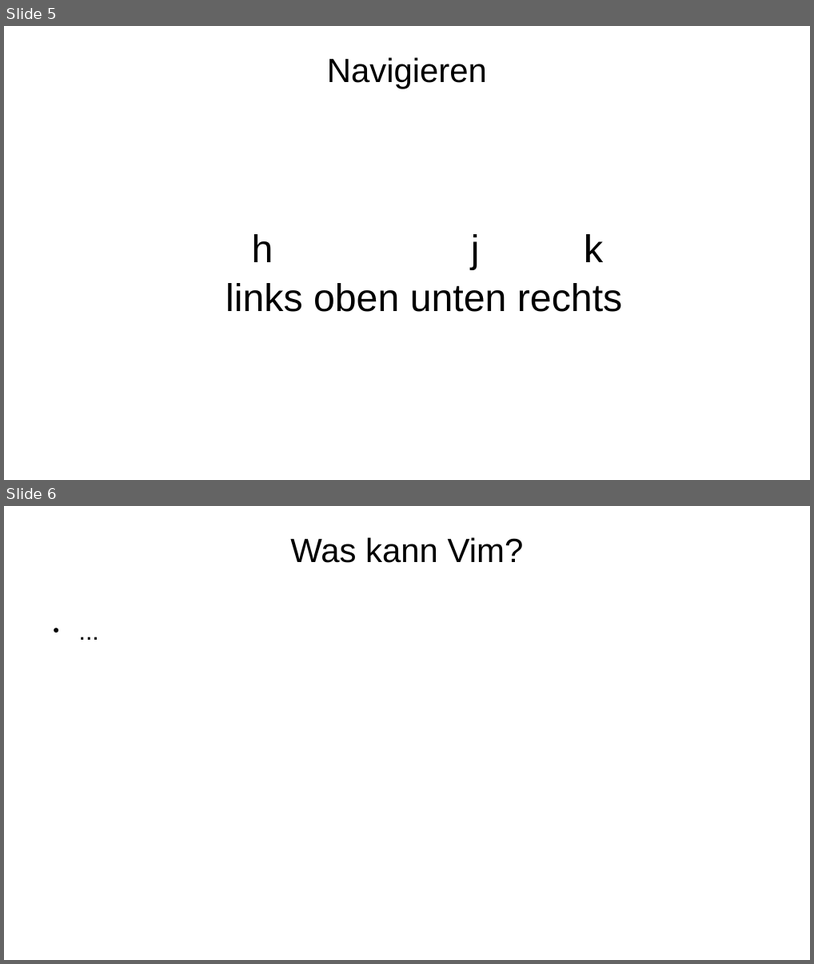
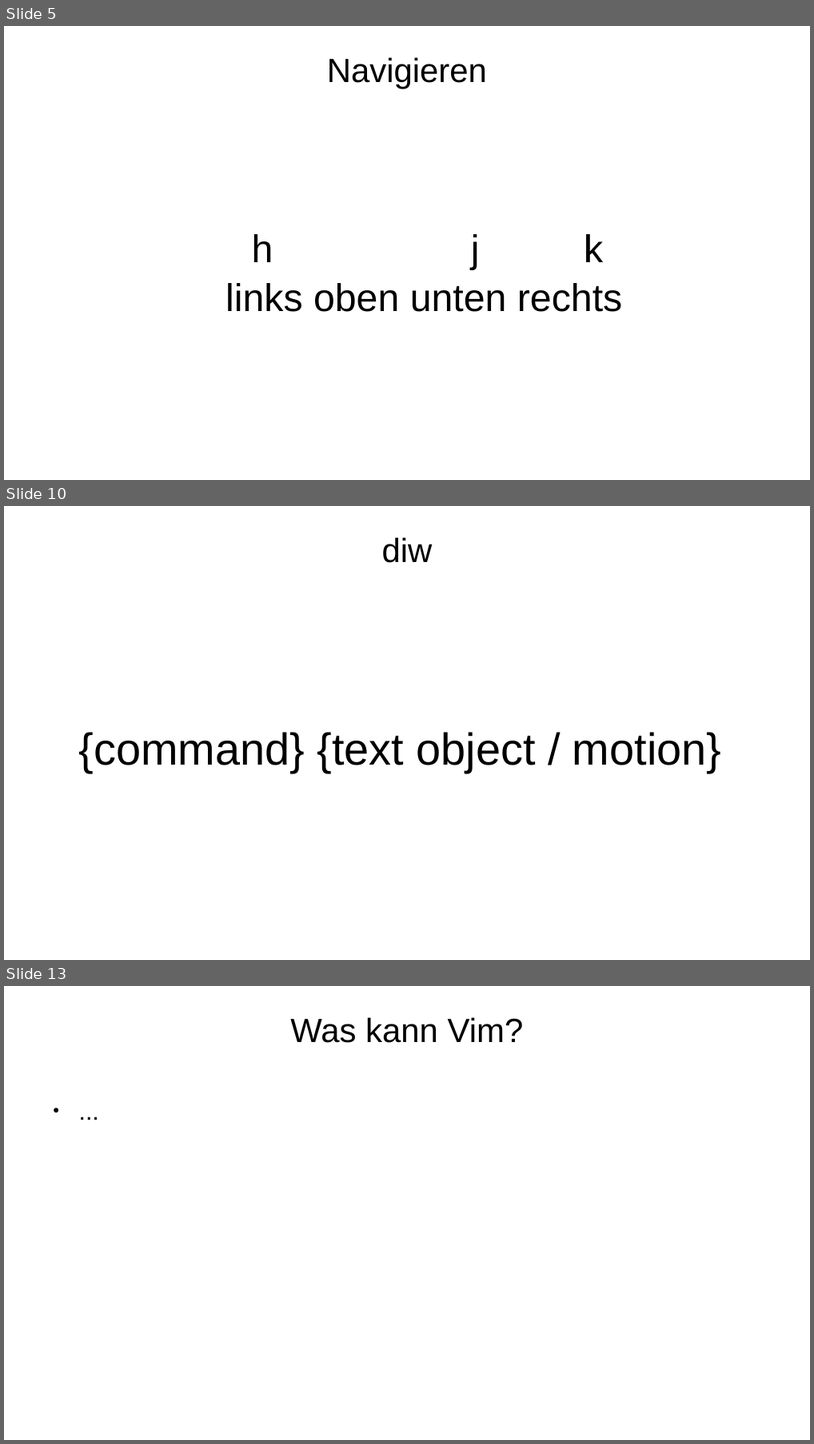
Before and after one commit to mbrinkme/nerditup, a slide deck: vim.odp. Shown one above the other, each under a label of ours: slides 5 and 6 before the commit, slides 5, 10 and 13 after it; the slides between them are not shown. The pictures are 814x964 and 814x1444 pixels, drawn with LibreOffice and Linux fonts; fonts in the diff are those of the drawing; background and template pictures are left out. Boxes give left, top, right and bottom in pixels: in the first picture for what was removed or moved away, otherwise in the second. Text is boxed around its words. In the diff, an @@ line names an element or a change of style, - is before the commit and + after.

```diff
--- a/vim.odp
+++ b/vim.odp
@@ slide 10 added at bbox=[4, 506, 810, 960], background picture (left out) @@
@@ title added at bbox=[382, 537, 433, 563], 33 pt, text #000000 @@
+diw
@@ text added at bbox=[79, 732, 722, 772], 44 pt, text #000000 @@
+{command} {text object / motion}
@@ what was slide 6 is now slide 13 @@
```
Also in this commit, not shown: 7 other slides added.
